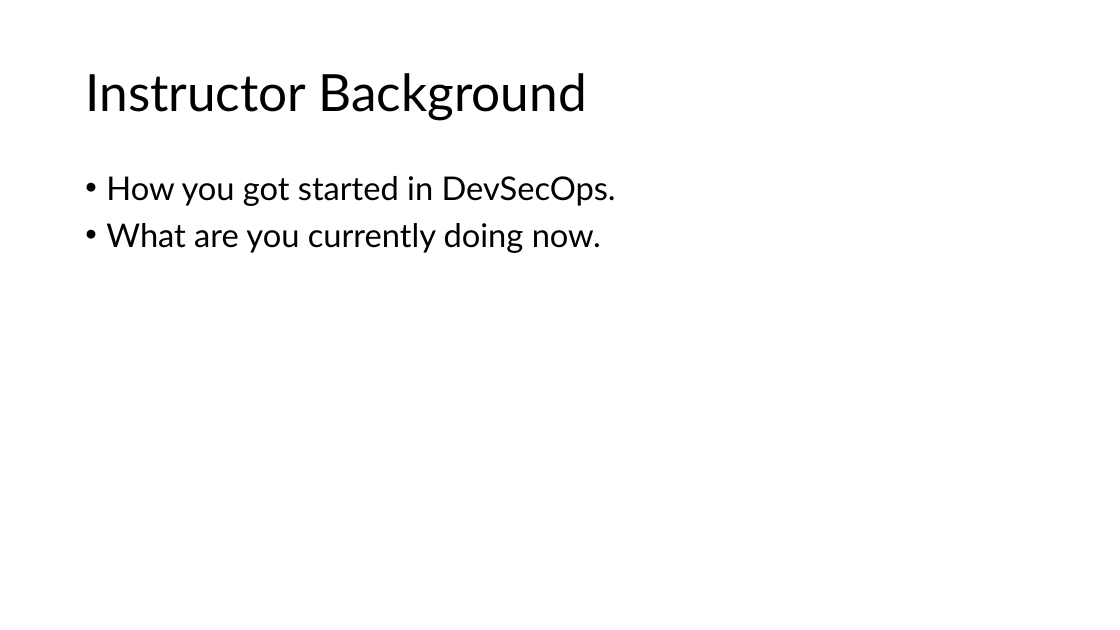
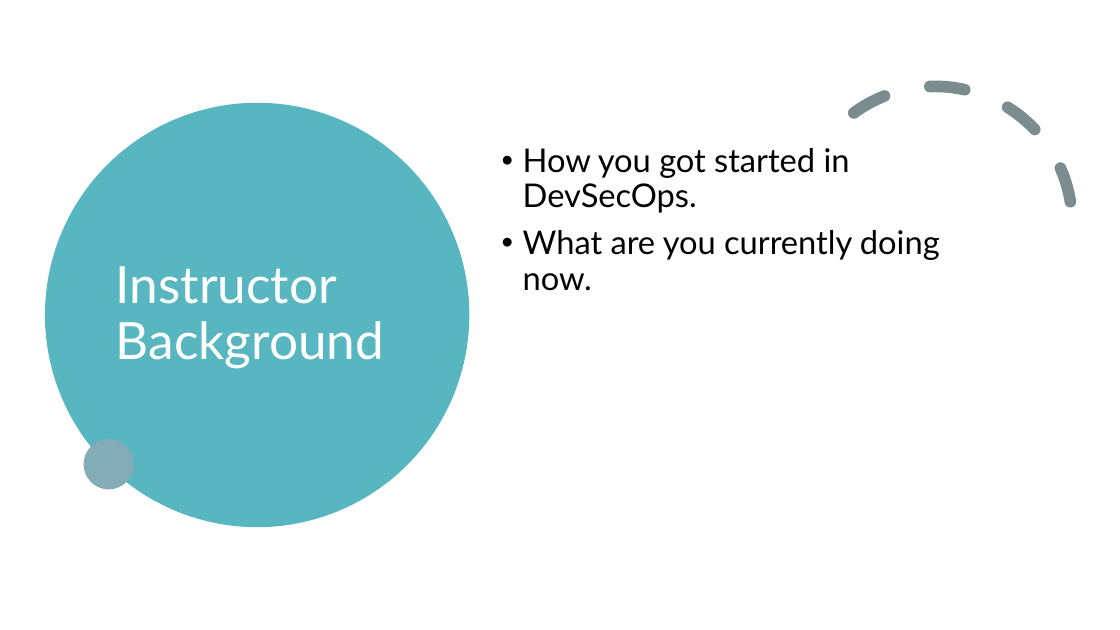
Before and after one commit to seanherbert105/DevSecOps-Course, a slide deck: slide 2 of presentation/DevSecOps Course.pptx. Drawn at 1120x630 pixels with LibreOffice and Linux fonts; fonts in the diff are those of the drawing. Boxes give left, top, right and bottom in pixels: in the first picture for what was removed or moved away, otherwise in the second. Text is boxed around its words. In the diff, an @@ line names an element or a change of style, - is before the commit and + after.

```diff
--- a/presentation/DevSecOps Course.pptx
+++ b/presentation/DevSecOps Course.pptx
@@ arc (boxed as its full ellipse) added at bbox=[748, 36, 1120, 411], outline #7A8C8E 10 pt dashed @@
@@ ellipse added at bbox=[45, 103, 469, 527], fill #58B6C0 @@
@@ title "Instructor Background": place and size @@
-title "Instructor Background" at bbox=[85, 73, 587, 120]
+title "Instructor Background" at bbox=[116, 266, 384, 369]
@@ title "Instructor Background" at bbox=[116, 266, 384, 369]: text colour #000000 to #FFFFFF @@
@@ text "How you got started in ..." rewrapped from bbox=[106, 176, 616, 253] to bbox=[523, 148, 940, 291] @@
@@ ellipse added at bbox=[84, 439, 134, 490], fill #84ACB6 @@
```
Also in this commit, not shown: 11 other slides changed, 2 slides added, 5 slides removed.
